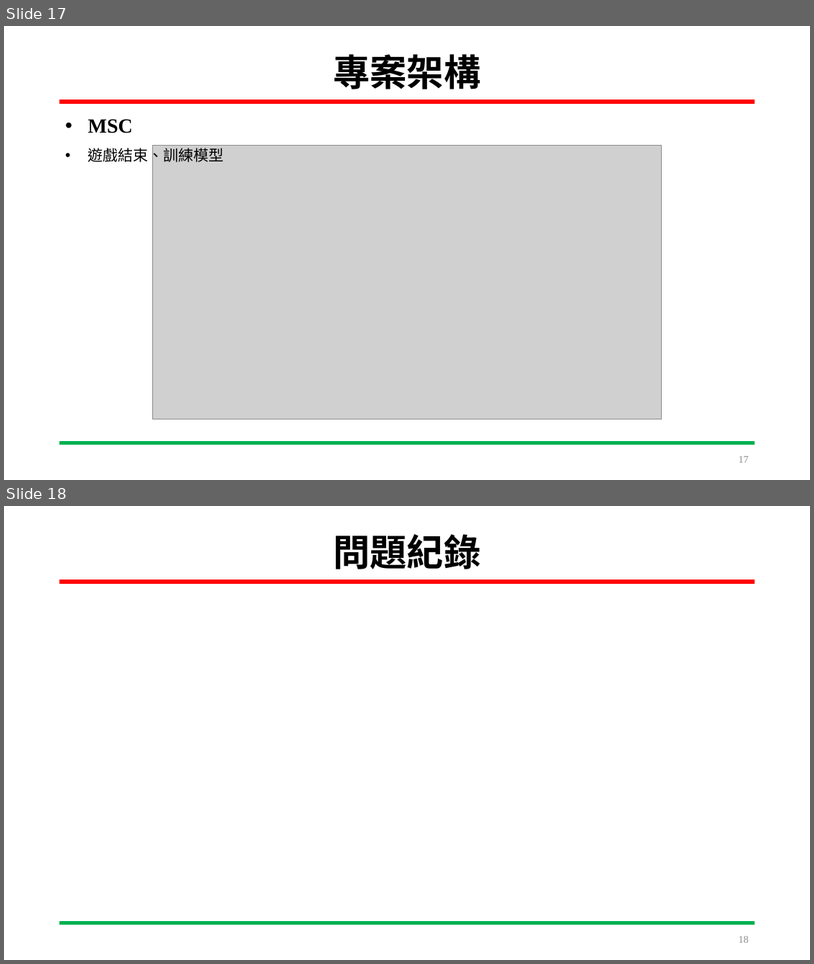
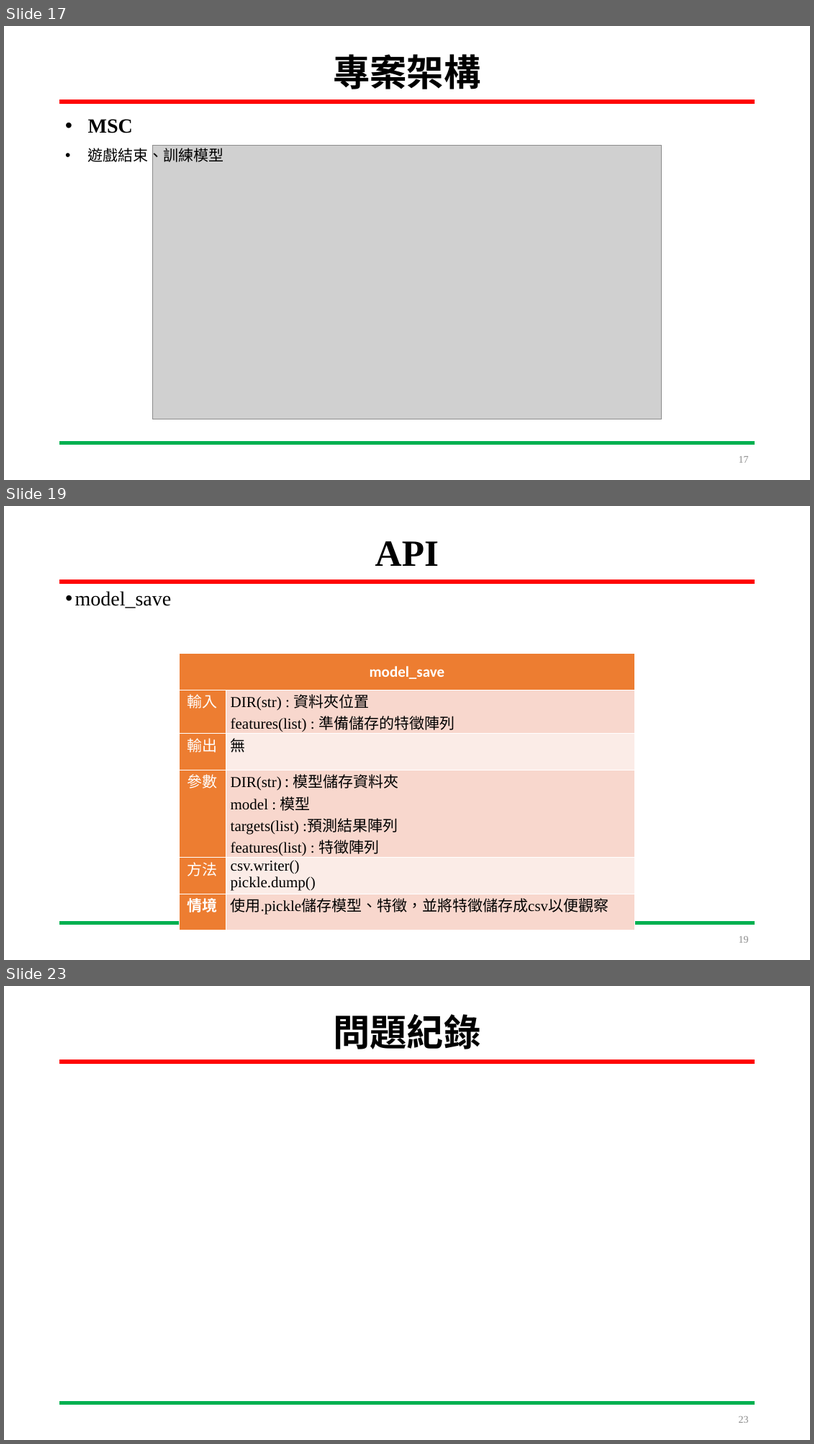
Before and after one commit to HOURFA/ML, a slide deck: final_project/DevelopmentLog/ML_finalproject.pptx. Shown one above the other, each under a label of ours: slides 17 and 18 before the commit, slides 17, 19 and 23 after it; the slides between them are not shown. The pictures are 814x964 and 814x1444 pixels, drawn with LibreOffice and Linux fonts; fonts in the diff are those of the drawing; grey boxes stand for pictures. Boxes give left, top, right and bottom in pixels: in the first picture for what was removed or moved away, otherwise in the second. Text is boxed around its words. In the diff, an @@ line names an element or a change of style, - is before the commit and + after.

```diff
--- a/final_project/DevelopmentLog/ML_finalproject.pptx
+++ b/final_project/DevelopmentLog/ML_finalproject.pptx
@@ slide 19 added at box(4, 506, 810, 960), background #FFFFFF; not listed: 2 template elements that a slide beside it also shows @@
@@ title added at box(376, 541, 439, 566), 44 pt, text #000000, bold @@
+API
@@ text added at box(75, 591, 172, 608), 24 pt, text #000000 @@
+• model_save
@@ table added at box(180, 654, 635, 917), 6 rows, 2 columns @@
+model_save | 
+輸入 | DIR(str) : 資料夾位置 / features(list) : 準備儲存的特徵陣列
+輸出 | 無
+參數 | DIR(str) : 模型儲存資料夾 / model : 模型 / targets(list) :預測結果陣列 / features(list) : 特徵陣列
+方法 | csv.writer() / pickle.dump()
+情境 | 使用.pickle儲存模型、特徵，並將特徵儲存成csv以便觀察
@@ page number added at box(739, 936, 749, 942), 12 pt, text #8C8C8C @@
+19
@@ what was slide 18 is now slide 23 @@
@@ page number at box(739, 1416, 749, 1422): text changed @@
-18
+23
```
Also in this commit, not shown: 2 slides changed, 4 other slides added, 2 other files.
